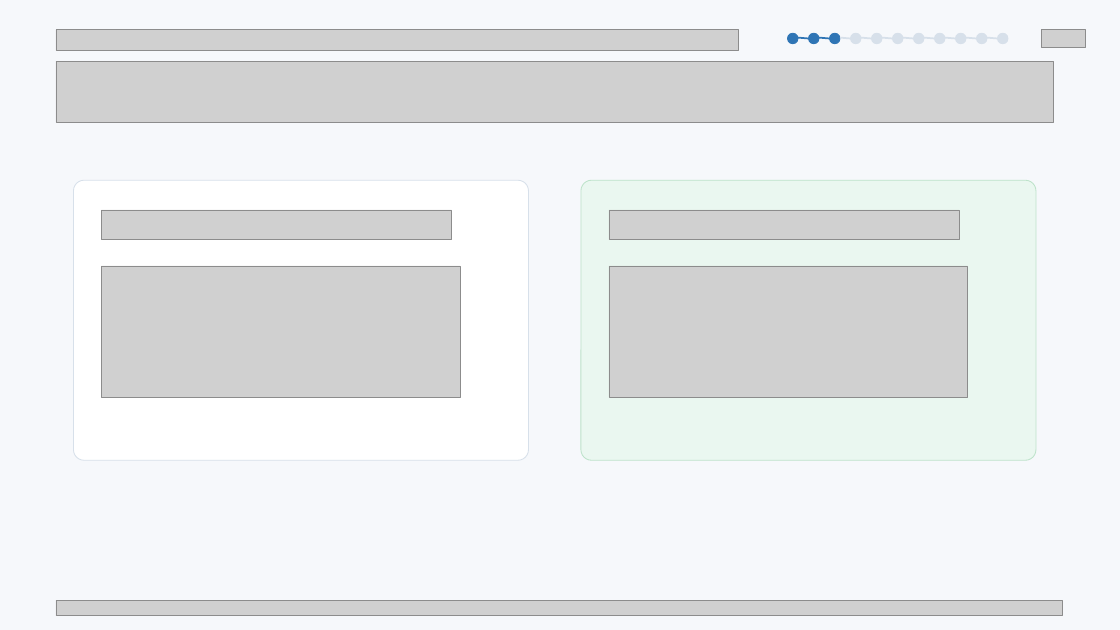
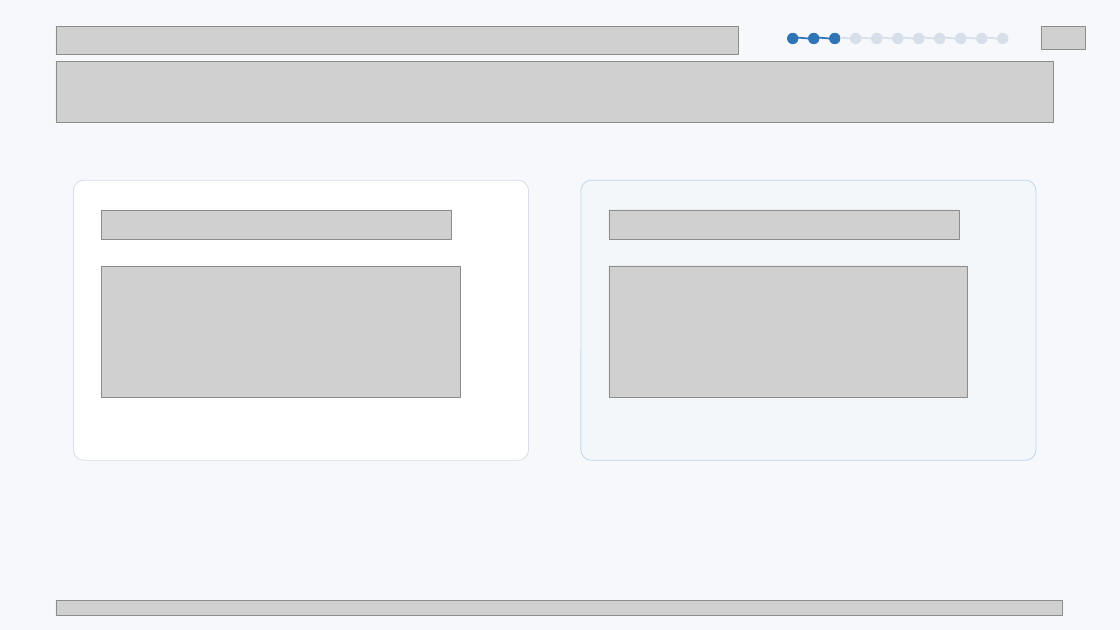
Before and after one commit to why-username/bigdata-agent, a slide deck: slide 5 of output/vehicle-defect-agent.pptx. Drawn at 1120x630 pixels with LibreOffice and Linux fonts; fonts in the diff are those of the drawing; grey boxes stand for pictures. Boxes give left, top, right and bottom in pixels: in the first picture for what was removed or moved away, otherwise in the second. Text is boxed around its words. In the diff, an @@ line names an element or a change of style, - is before the commit and + after.

```diff
--- a/output/vehicle-defect-agent.pptx
+++ b/output/vehicle-defect-agent.pptx
@@ picture: place and size @@
-picture at [56,29,739,50]
+picture at [56,26,739,54]
@@ rounded rectangle at [581,181,1037,460]: fill #EAF7F0 to #F4F7FA; outline #BDE3CA 0.75 pt to #BFD8EE 0.75 pt @@
```
Also in this commit, not shown: 6 other slides changed, 5 slides added, 4 slides removed, 1 other file.
